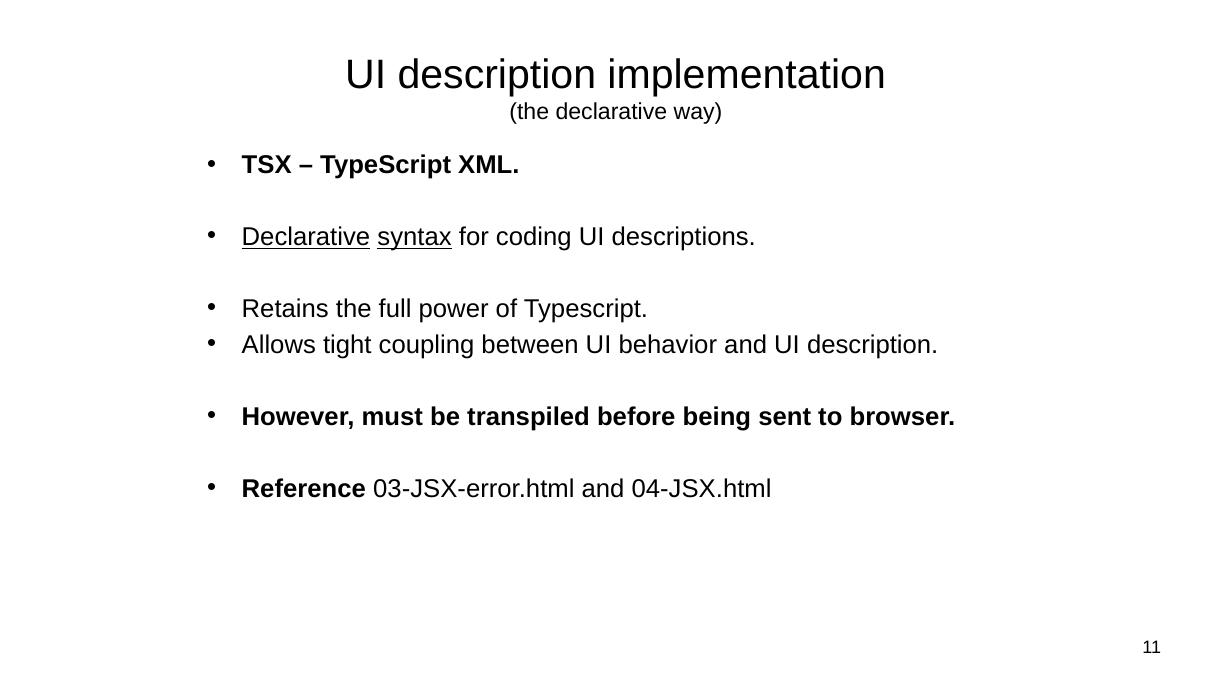
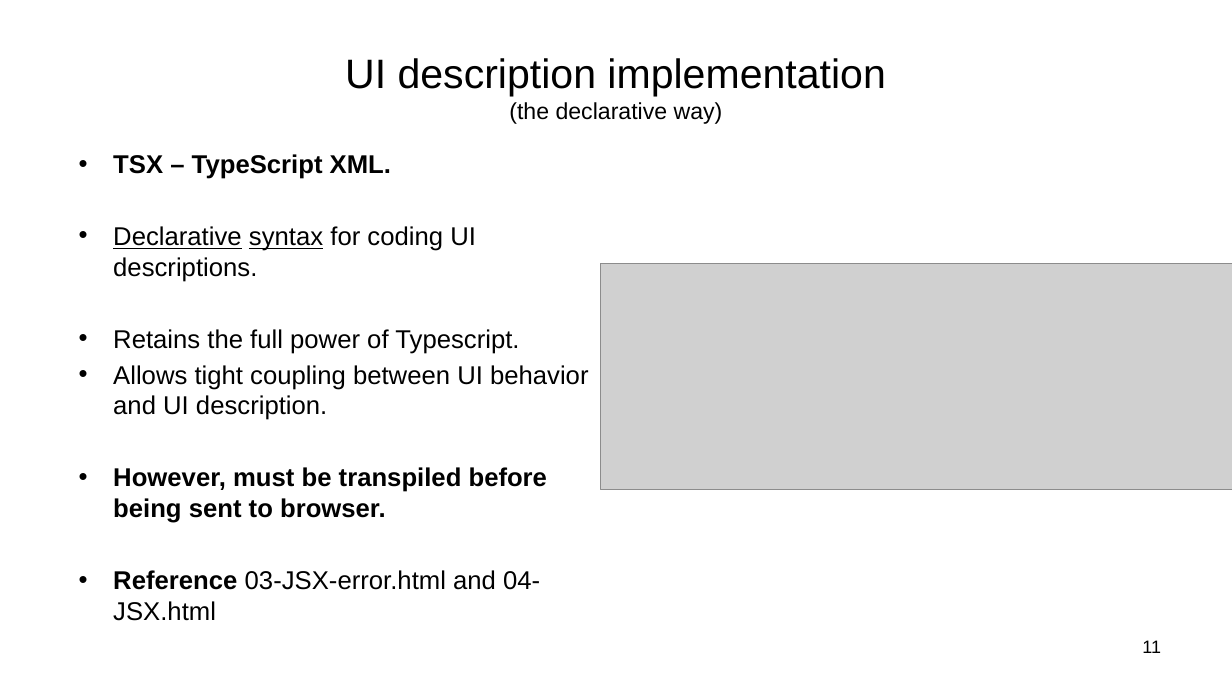
Before and after one commit to wit-hdip-comp-sci-2024/full-stack-2, a slide deck: slide 11 of topic-2/talk-1/ReactJS_01.pptx. Drawn at 1232x693 pixels with LibreOffice and Linux fonts; fonts in the diff are those of the drawing; grey boxes stand for pictures. Boxes give left, top, right and bottom in pixels: in the first picture for what was removed or moved away, otherwise in the second. Text is boxed around its words. In the diff, an @@ line names an element or a change of style, - is before the commit and + after.

```diff
--- a/topic-2/talk-1/ReactJS_01.pptx
+++ b/topic-2/talk-1/ReactJS_01.pptx
@@ text "TSX – TypeScript XML." rewrapped from (x1=242, y1=154, x2=956, y2=498) to (x1=113, y1=154, x2=589, y2=621) @@
@@ picture added at (x1=601, y1=263, x2=1232, y2=489) @@
```
Also in this commit, not shown: 6 other slides changed, 22 slides removed, 20 other files.
